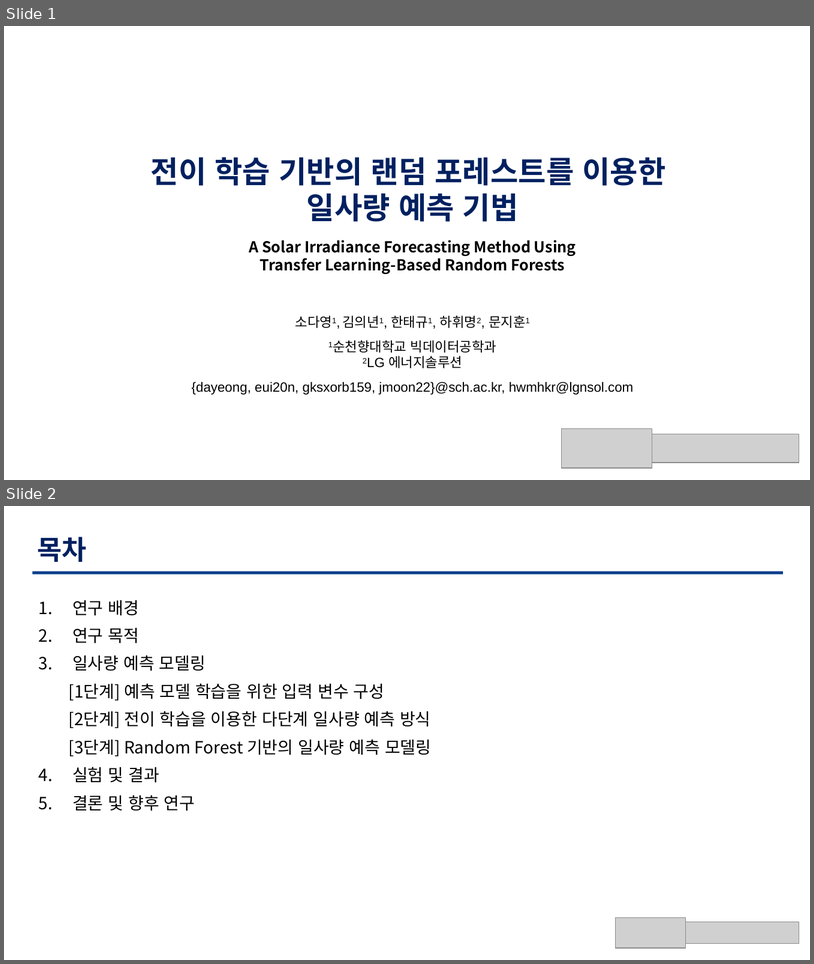
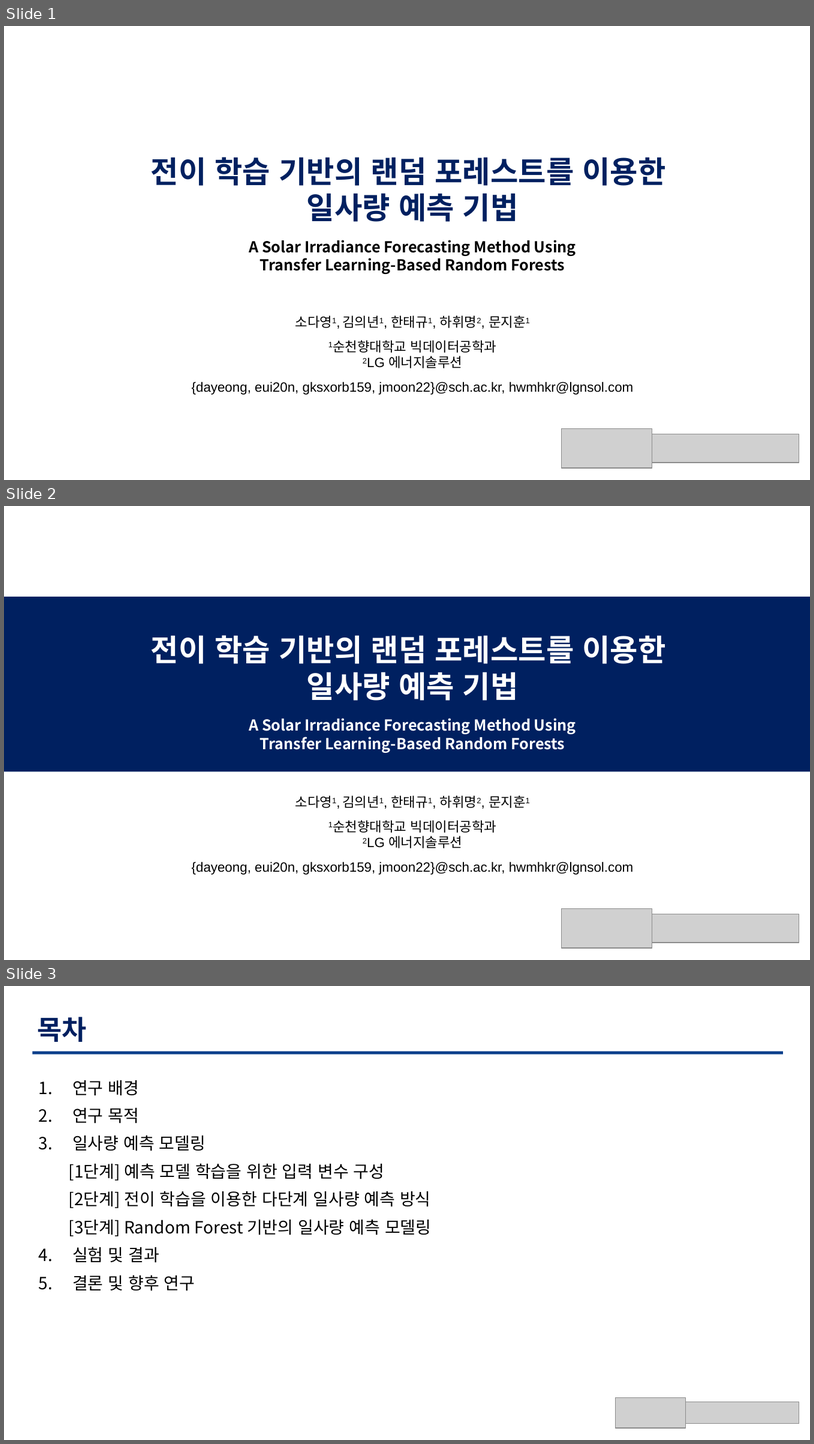
Before and after one commit to TaegyuHan/Solar_radiation_prediction_model, a slide deck: KICS_PT/[KICS] 모델 poster.pptx. Shown one above the other, each under a label of ours: slides 1 and 2 before the commit, slides 1, 2 and 3 after it. The pictures are 814x964 and 814x1444 pixels, drawn with LibreOffice and Linux fonts; fonts in the diff are those of the drawing; grey boxes stand for pictures. Boxes give left, top, right and bottom in pixels: in the first picture for what was removed or moved away, otherwise in the second. Text is boxed around its words. In the diff, an @@ line names an element or a change of style, - is before the commit and + after.

```diff
--- a/KICS_PT/[KICS] 모델 poster.pptx
+++ b/KICS_PT/[KICS] 모델 poster.pptx
@@ slide 2 added at [4,506,810,960], background #FFFFFF @@
@@ rectangle added at [4,597,810,772], fill #002060 @@
@@ title added at [151,635,666,753], 18 pt, text #FFFFFF, bold @@
+전이 학습 기반의 랜덤 포레스트를 이용한
+일사량 예측 기법
+A Solar Irradiance Forecasting Method Using
+Transfer Learning-Based Random Forests
@@ text added at [192,795,634,874], 16 pt, text #000000 @@
+소다영1, 김의년1, 한태규1, 하휘명2, 문지훈1
+1순천향대학교 빅데이터공학과
+2LG 에너지솔루션
+{dayeong, eui20n, gksxorb159, jmoon22}@sch.ac.kr, hwmhkr@lgnsol.com
@@ picture added at [562,908,653,948] @@
@@ picture added at [653,914,800,942] @@
@@ what was slide 2 is now slide 3 @@
```
Also in this commit, not shown: 9 slides changed, 1 other slide added, 1 slide removed.
